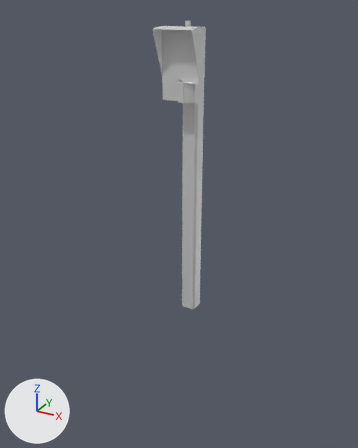
The Blender file DGSs-Safedock-T2-24/Safedock-T2-24.blend as it was, and as the next commit left it.
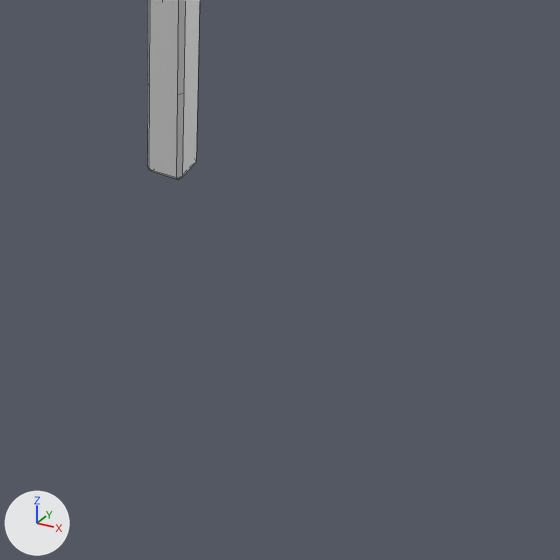
Each version appears first whole from a camera (50 mm lens) standing at (5.39, -10.11, 1.94) and looking at (-0.32, 0.26, -3.25), and next in a close-up on the part from 36% to 93% of the width and 55% to 100% of the height. Every picture has the same lights, and +X, +Y and +Z are marked at lower left. The close-ups show mesh edges as thin lines.

The first close-up shows 'Main pole'.
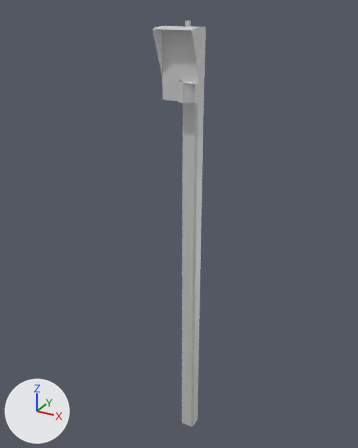
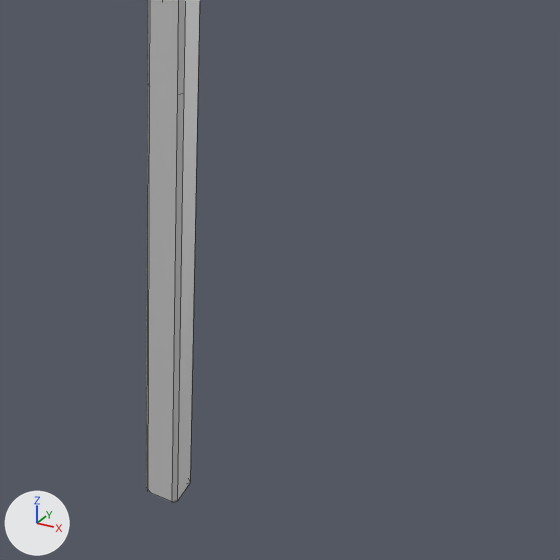
Commit message: make pole of VDGS longer

Location of each change, [x1, y1, x2, y2] in pixels of the close-ups (560 x 560 px):
'Main pole', reshaped: before [147, 0, 200, 179]; after [147, 0, 200, 502]

Edits to the bpy script that builds the scene:
```text
Change me_cube_007:
    where me_cube_007.from_pydata(...)  # 20 vertices, 6 faces; spans x -0.2..0.2, y -0.2..0.2, z -6.2..0.99
    used by ob_main_pole; location = (0.0, 0.38, 0.48)
    before: 16 (-0.2, 0.2, -6.2), 17 (-0.2, -0.2, -6.2), 18 (0.2, 0.2, -6.2), 19 (0.2, -0.2, -6.2)
    me_cube_007 part 1
    add for i in [*range(16, 20)]: me_cube_007.vertices[i].co += Vector((0.0, 0.0, -4.28))
```
